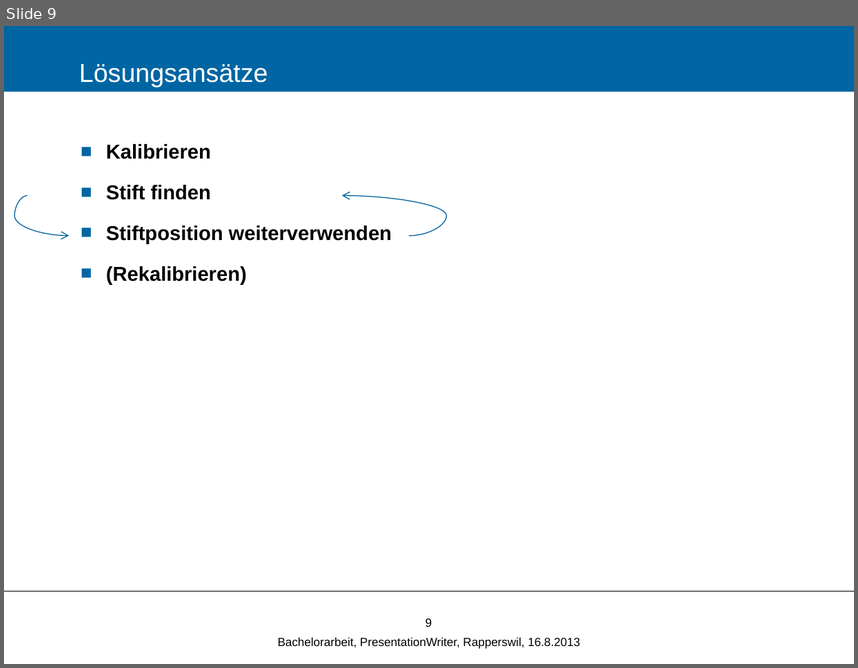
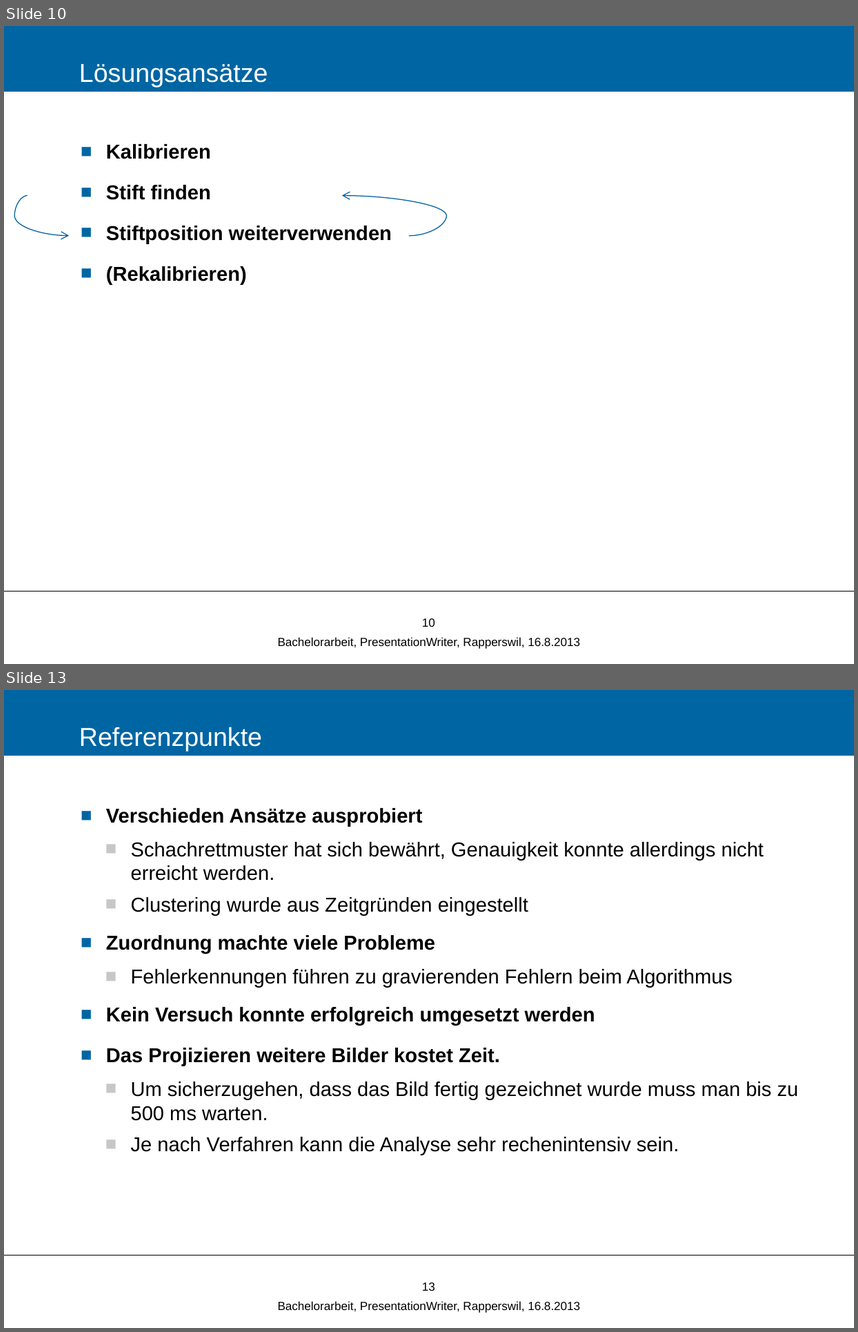
Before and after one commit to Zyklop/Magic-Whiteboard, a slide deck: Dokumentation/Präsentation/BA-Präsentation.pptx. Shown one above the other, each under a label of ours: slide 9 before the commit, slides 10 and 13 after it; the slides between them are not shown. The pictures are 858x668 and 858x1332 pixels, drawn with LibreOffice and Linux fonts; fonts in the diff are those of the drawing; background and template pictures are left out. Boxes give left, top, right and bottom in pixels: in the first picture for what was removed or moved away, otherwise in the second. Text is boxed around its words. In the diff, an @@ line names an element or a change of style, - is before the commit and + after.

```diff
--- a/Dokumentation/Präsentation/BA-Präsentation.pptx
+++ b/Dokumentation/Präsentation/BA-Präsentation.pptx
@@ slide 13 added at (4,690,854,1328), background #FFFFFF; not listed: 1 template element that a slide beside it also shows @@
@@ title added at (4,690,854,756), fill #0065A3, 22 pt, text #FFFFFF @@
+Referenzpunkte
@@ text added at (106,808,799,1154), 17 pt, text #000000 @@
+■ Verschieden Ansätze ausprobiert
+  ■ Schachrettmuster hat sich bewährt, Genauigkeit konnte allerdings nicht erreicht werden.
+  ■ Clustering wurde aus Zeitgründen eingestellt
+■ Zuordnung machte viele Probleme
+  ■ Fehlerkennungen führen zu gravierenden Fehlern beim Algorithmus
+■ Kein Versuch konnte erfolgreich umgesetzt werden
+■ Das Projizieren weitere Bilder kostet Zeit.
+  ■ Um sicherzugehen, dass das Bild fertig gezeichnet wurde muss man bis zu 500 ms warten.
+  ■ Je nach Verfahren kann die Analyse sehr rechenintensiv sein.
@@ page number added at (422,1282,435,1290), 10 pt, text #000000 @@
+13
@@ text added at (278,1301,580,1312), 10 pt, text #000000 @@
+Bachelorarbeit, PresentationWriter, Rapperswil, 16.8.2013
@@ what was slide 9 is now slide 10 @@
@@ page number at (422,618,435,626): text changed @@
-9
+10
```
Also in this commit, not shown: 4 slides changed, 3 other slides added.
